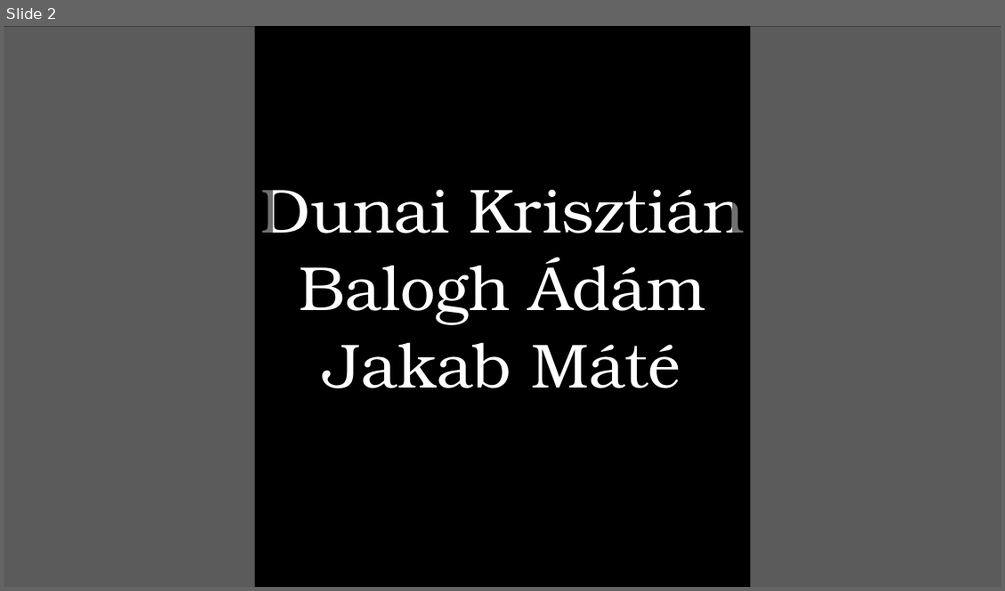
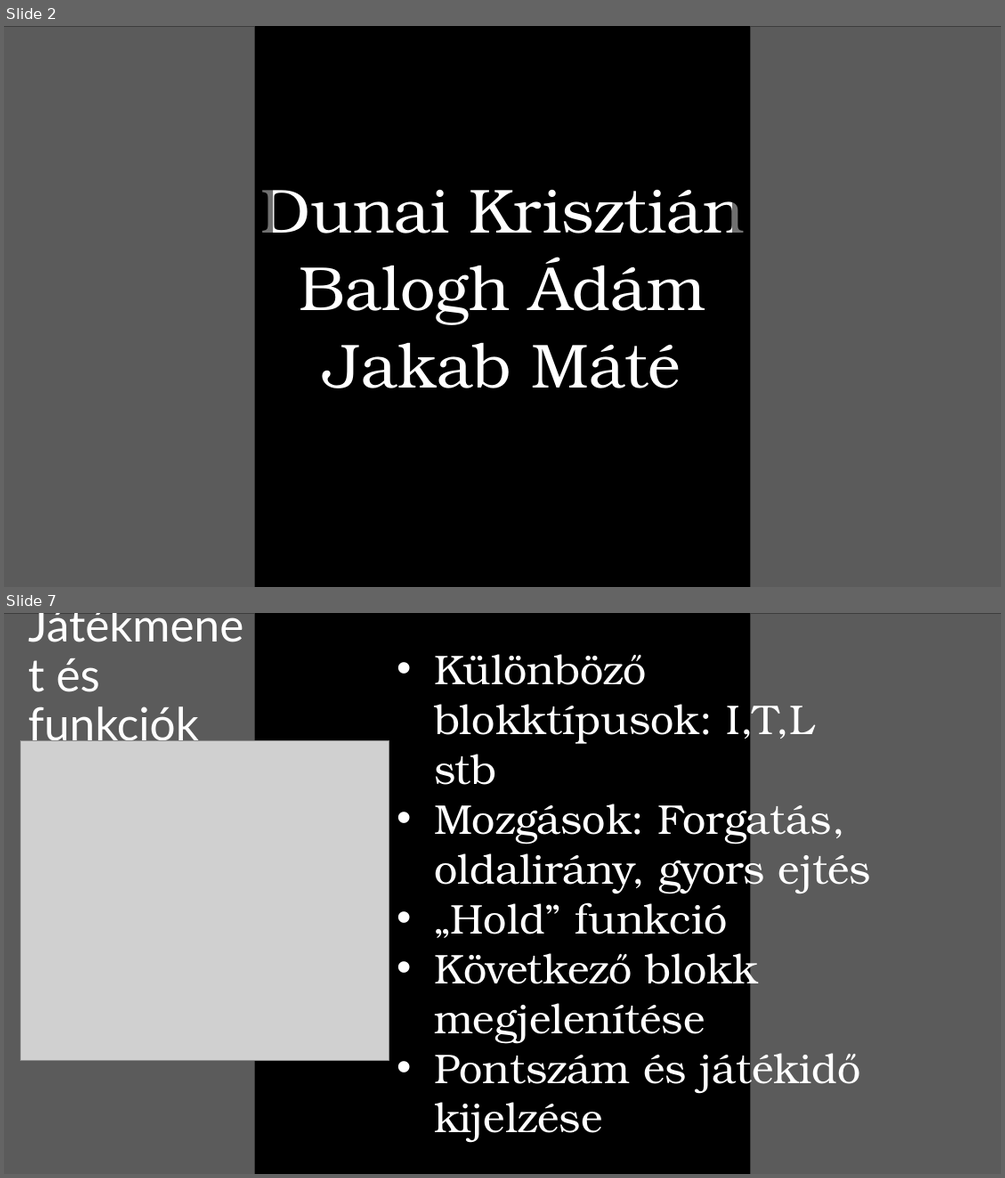
Before and after one commit to balogha2005/Tetris-projekt, a slide deck: PPT/Tetrisz ppt.pptx. Shown one above the other, each under a label of ours: slide 2 before the commit, slides 2 and 7 after it; the slides between them are not shown. The pictures are 1005x591 and 1005x1178 pixels, drawn with LibreOffice and Linux fonts; fonts in the diff are those of the drawing; grey boxes stand for pictures. Boxes give left, top, right and bottom in pixels: in the first picture for what was removed or moved away, otherwise in the second. Text is boxed around its words. In the diff, an @@ line names an element or a change of style, - is before the commit and + after.

```diff
--- a/PPT/Tetrisz ppt.pptx
+++ b/PPT/Tetrisz ppt.pptx
@@ slide 7 added at box(4, 613, 1001, 1174), background #000000 @@
@@ picture added at box(4, 613, 254, 1174) @@
@@ rectangle added at box(4, 613, 273, 1174), fill #000000 at 56% opacity @@
@@ rectangle added at box(732, 613, 1001, 1174), fill #000000 at 56% opacity @@
@@ picture added at box(751, 613, 1001, 1174) @@
@@ title added at box(28, 658, 199, 749), 44 pt, text #FFFFFF @@
+Játékmenet és funkciók
@@ text added at box(434, 654, 871, 1092), 40 pt, text #FFFFFF @@
+• Különböző blokktípusok: I,T,L stb
+• Mozgások: Forgatás, oldalirány, gyors ejtés
+• „Hold” funkció
+• Következő blokk megjelenítése
+• Pontszám és játékidő kijelzése
@@ picture added at box(20, 741, 389, 1060) @@
```
Also in this commit, not shown: 2 slides changed, 6 other slides added, 6 slides removed.
